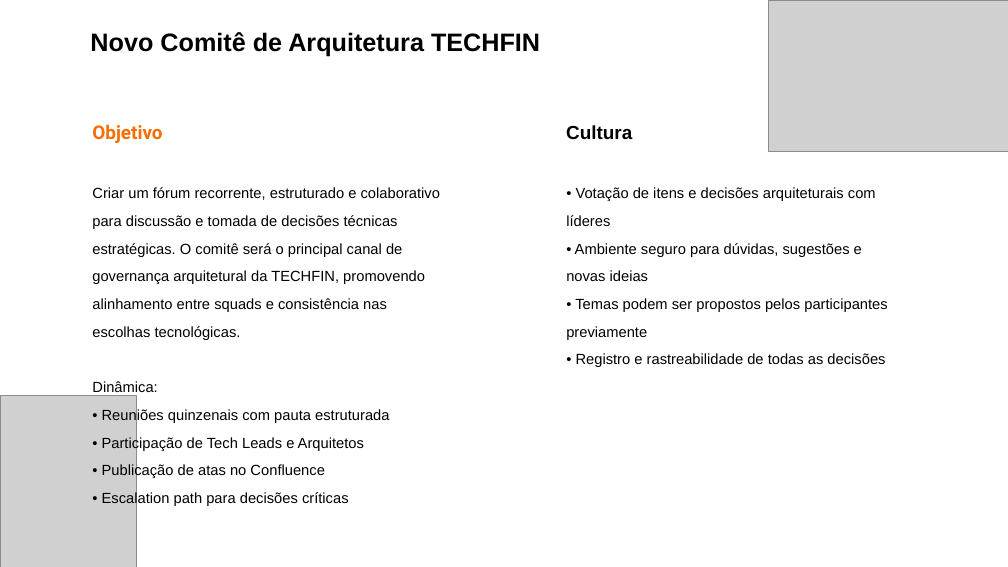
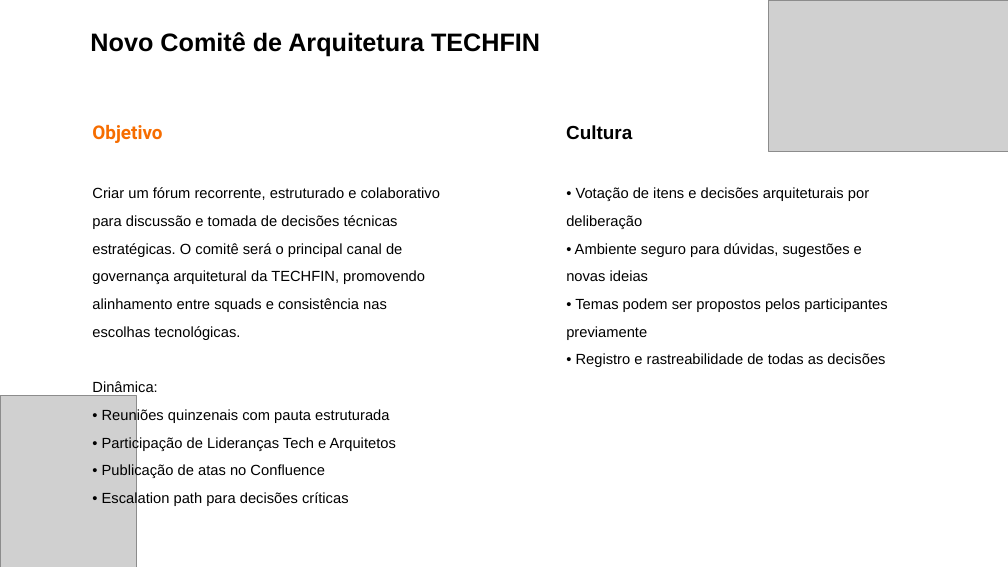
Before and after one commit to clayton-devplus/files, a slide deck: slide 4 of arch/comite-arquitetura-techfin-template.pptx. Drawn at 1008x567 pixels with LibreOffice and Linux fonts; fonts in the diff are those of the drawing; grey boxes stand for pictures. Boxes give left, top, right and bottom in pixels: in the first picture for what was removed or moved away, otherwise in the second. Text is boxed around its words. In the diff, an @@ line names an element or a change of style, - is before the commit and + after.

```diff
--- a/arch/comite-arquitetura-techfin-template.pptx
+++ b/arch/comite-arquitetura-techfin-template.pptx
@@ text at bbox=[566, 187, 869, 229]: text changed @@
-• Votação de itens e decisões arquiteturais com líderes
+• Votação de itens e decisões arquiteturais por deliberação
@@ text at bbox=[102, 436, 396, 451]: text changed @@
-• Participação de Tech Leads e Arquitetos
+• Participação de Lideranças Tech e Arquitetos
```
Also in this commit, not shown: 2 other slides changed, 1 other file.
